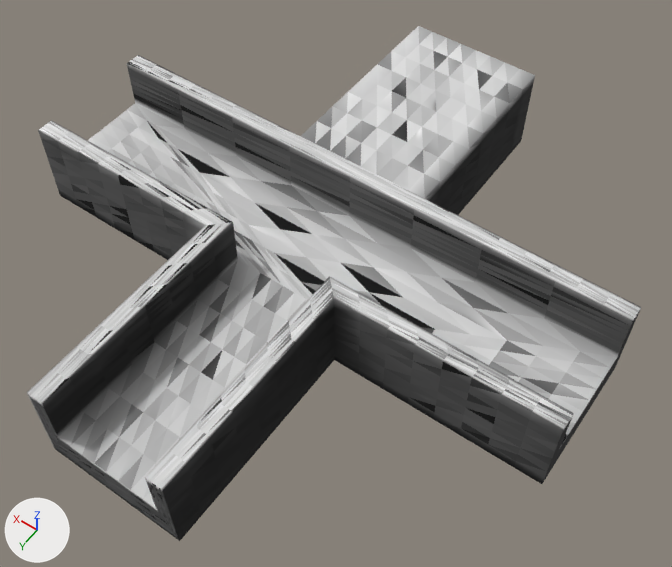
Two versions of the glTF model resources/shape-1.glb, one commit apart.
One viewpoint serves both versions: a 50 mm lens placed at (-0.61, 0.799, 1.225), pointed at (-0.055, 0.023, 0.004). Arrows for +X, +Y and +Z are at lower left; the lights stay in place. Vertices at the same position are counted once.

The scene before the commit, as lines of its bpy script (objects in view):
```python
me_defaultobject = bpy.data.meshes.new('defaultobject')
me_defaultobject.from_pydata(...)  # 2434 vertices, 4864 faces; spans x -0.5..0.5, y -0.5..0.5, z -0.038..0.125
me_defaultobject.materials.append(mat_material_0_material)
ob_defaultobject = bpy.data.objects.new('defaultobject', me_defaultobject)
ob_defaultobject.location = (0.0, 0.0, 0.0)
```
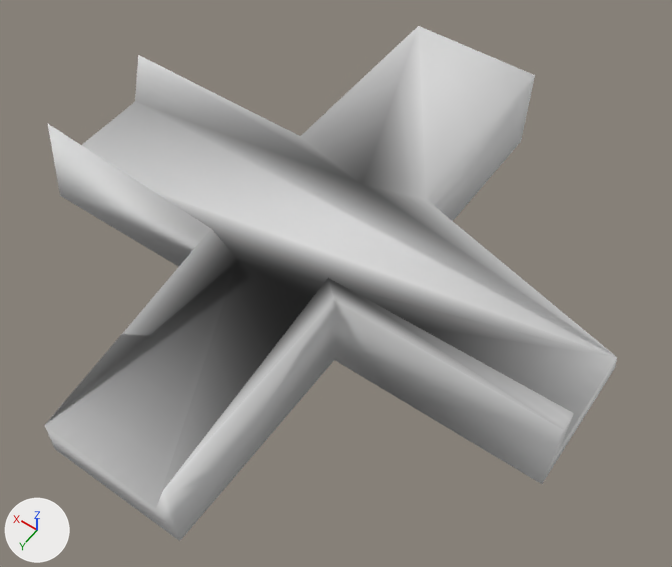
Pixel boxes [x1, y1, x2, y2] of what changed, in the pictures (672 x 567 px):
```json
{"object": "defaultobject", "change": "reshaped", "before": [27, 26, 641, 541], "after": [45, 26, 617, 541], "on screen": "7% narrower"}
{"part": 1, "of": "me_defaultobject", "change": "cut back", "before": [27, 26, 641, 541], "after": [45, 26, 616, 540]}
```

Scene script edits in JSON lines:
```json
{"block": "me_defaultobject", "where": "# used by ob_defaultobject; location = (0.0, 0.0, 0.0)"}
{"op": "remove", "block": "me_defaultobject", "code": "me_defaultobject.from_pydata(...)  # 2434 vertices, 4864 faces; spans x -0.5..0.5, y -0.5..0.5, z -0.038..0.125"}
{"op": "add", "block": "me_defaultobject", "code": "me_defaultobject.from_pydata(...)  # 34 vertices, 64 faces; spans x -0.5..0.5, y -0.5..0.5, z -0.038..0.125"}
{"block": "me_defaultobject", "change": "me_defaultobject part 1: 2408 vertices removed from x -0.5..0.5, y -0.5..0.5, z -0.038..0.125; 8 vertices added at x -0.237..0.5, y -0.125..0.5, z -0.038..0.125"}
{"block": "me_defaultobject", "change": "me_defaultobject part 2: the surface is now shaded smooth"}
```
